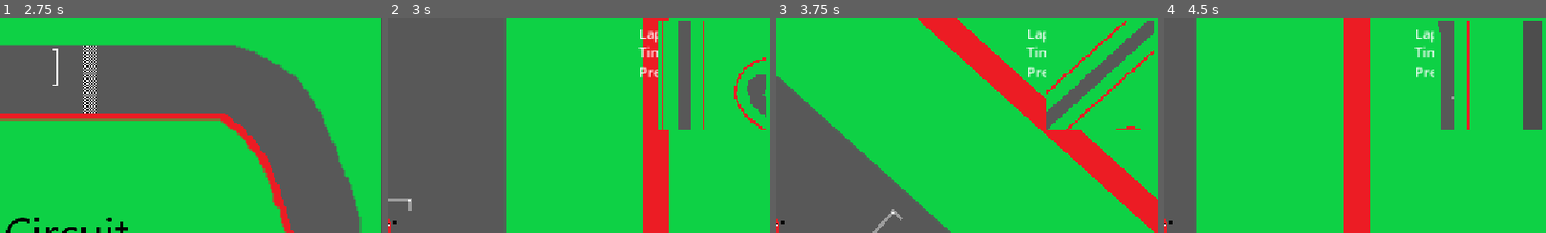
Above: before the commit, frames 1-4 (left to right).
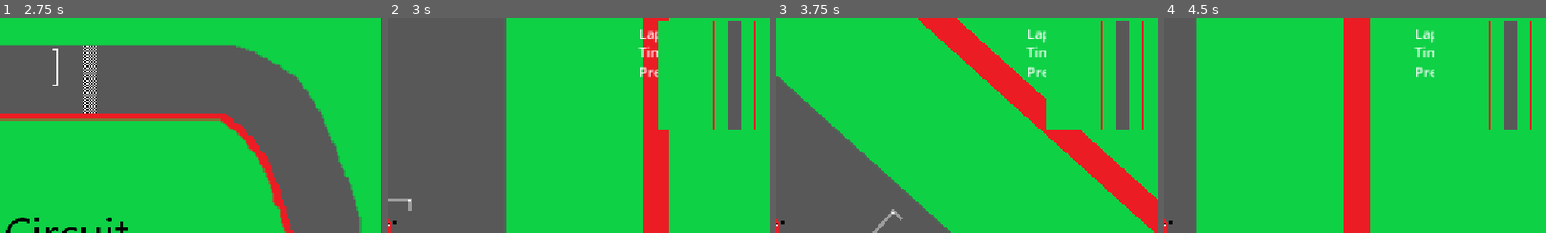
Above: after the commit, the same moments.

Repository: avg517/Slippery-Race
Game: Godot game, scene res://menu.tscn
Two runs of this game, one before a commit and one after it. Both use one fixed random seed, a clock stepped at 60 frames per second and the inputs below.
Inputs (mouse positions are % of the whole screen's width and height, from its top left):
- Up to frame 1 (2.75 s): click (50, 43) at 0.5 s; click (50, 43) at 1.25 s; click (50, 35) at 2 s
- Up to frame 2 (3 s): click (50, 50) at 2.75 s
- Up to frame 3 (3.75 s): tap Enter at 3.5 s; hold D (P1_Move_Right) from 3.53 s (still down)
- Up to frame 4 (4.5 s): release D (P1_Move_Right) at 4.28 s; hold Space (P1_Move_Down) from 4.28 s (still down)
The pictures show only the part of the screen within x 50-100%, y 0-50%; the shares and areas given below are measured in that part.

Frame 1 is identical in both runs. In frame 2, 5.0% of the frame differs, in the area x 71-99%, y 1-52%; in frame 3, 4.5%; in frame 4, 6.7%.

Commit message:
minimapV0.1

Diff:
--- a/DO NOT OPEN/I AM SERIOUS/OK/I DID WARN YOU OF THE HORRORS THAT YOU WILL DISCOVER/Physics scripts/MasinaF1Rosu.gd
+++ b/DO NOT OPEN/I AM SERIOUS/OK/I DID WARN YOU OF THE HORRORS THAT YOU WILL DISCOVER/Physics scripts/MasinaF1Rosu.gd
@@ -36,6 +36,10 @@
 
 func _physics_process(delta):
 	#movement
+	Global.poz1Y = global_position.y
+	Global.poz1X = global_position.x
+	Global.rot1 = global_rotation
+
 	var LabelP1 = "%s KM/H"
 		#get_node("Label").text = LabelP1 % int(speed.length()/4)
 	Global.speed_1 = LabelP1 % int(speed.length()/4)
--- a/game_2.tscn
+++ b/game_2.tscn
@@ -1,17 +1,11 @@
-[gd_scene load_steps=9 format=3 uid="uid://wlsok4gt4uyy"]
+[gd_scene load_steps=7 format=3 uid="uid://wlsok4gt4uyy"]
 
 [ext_resource type="Script" uid="uid://duwy6re3uerep" path="res://game_2.gd" id="1_31blf"]
 [ext_resource type="PackedScene" uid="uid://dyr3yh2h4a5sf" path="res://cursa2.tscn" id="1_me4bl"]
 [ext_resource type="PackedScene" uid="uid://0uwf2q1fx0sr" path="res://formula_car.tscn" id="2_31blf"]
 [ext_resource type="Texture2D" uid="uid://bi0swqibxx61x" path="res://Draws/cursa2.png" id="4_h2xay"]
 [ext_resource type="Script" uid="uid://bxj6j5boujn81" path="res://minimap2.gd" id="4_pylxb"]
-[ext_resource type="Script" uid="uid://bbw66a15qtuqd" path="res://DO NOT OPEN/I AM SERIOUS/OK/I DID WARN YOU OF THE HORRORS THAT YOU WILL DISCOVER/Physics scripts/MasinaF1Rosu.gd" id="6_3hbg1"]
-
-[sub_resource type="RectangleShape2D" id="RectangleShape2D_3hbg1"]
-size = Vector2(43, 26)
-
-[sub_resource type="RectangleShape2D" id="RectangleShape2D_5swrt"]
-size = Vector2(41, 24)
+[ext_resource type="Script" uid="uid://cki5u1j4ratxp" path="res://minimap.gd" id="6_3hbg1"]
 
 [node name="Game_2" type="Node2D"]
 script = ExtResource("1_31blf")
@@ -90,27 +84,10 @@
 position = Vector2(117.43, 209.175)
 zoom = Vector2(0.09, 0.09)
 
-[node name="CharacterBody2D" type="CharacterBody2D" parent="FormulaCar/SubViewportContainer/SubViewport"]
-position = Vector2(117.43, 209.175)
-script = ExtResource("6_3hbg1")
-
-[node name="coll" type="Area2D" parent="FormulaCar/SubViewportContainer/SubViewport/CharacterBody2D"]
-unique_name_in_owner = true
-position = Vector2(-149.083, 117.431)
-rotation = 1.5708
-
-[node name="CollisionShape2D" type="CollisionShape2D" parent="FormulaCar/SubViewportContainer/SubViewport/CharacterBody2D/coll"]
-position = Vector2(-0.5, 0)
-shape = SubResource("RectangleShape2D_3hbg1")
-
-[node name="CollisionShape2D" type="CollisionShape2D" parent="FormulaCar/SubViewportContainer/SubViewport/CharacterBody2D"]
-position = Vector2(-149.583, 117.431)
-rotation = 1.5708
-shape = SubResource("RectangleShape2D_5swrt")
-
-[node name="Sprite2D" type="Sprite2D" parent="FormulaCar/SubViewportContainer/SubViewport/CharacterBody2D"]
+[node name="Sprite2D" type="Sprite2D" parent="FormulaCar/SubViewportContainer/SubViewport"]
 texture_filter = 1
-position = Vector2(-270.64, -638.533)
+position = Vector2(-153.21, -429.358)
 rotation = -1.5708
 scale = Vector2(0.91, 0.91)
 texture = ExtResource("4_h2xay")
+script = ExtResource("6_3hbg1")
--- a/global.gd
+++ b/global.gd
@@ -10,7 +10,9 @@
 var speed_1 = 0
 var top_speed = 120.0
 var acc =5.0
-
+var poz1Y
+var poz1X
+var rot1
 func _ready():
 	load_data()
 
--- /dev/null
+++ b/minimap.gd
@@ -0,0 +1,18 @@
+extends Sprite2D
+
+
+# Called when the node enters the scene tree for the first time.
+func _ready() -> void:
+	pass # Replace with function body.
+
+#-153 x 1 #-429y1
+#487 x2 #1521y2
+
+
+#Global.poz1Y + (1521 -
+#Global.poz1X + (487-(
+# Called every frame. 'delta' is the elapsed time since the previous frame.
+func _process(delta: float) -> void:
+	global_position.y = -1229 + Global.poz1X
+	global_position.x = 1253 - Global.poz1Y
+	#global_rotation = Global.rot1
Not shown, added: minimap.gd.uid
